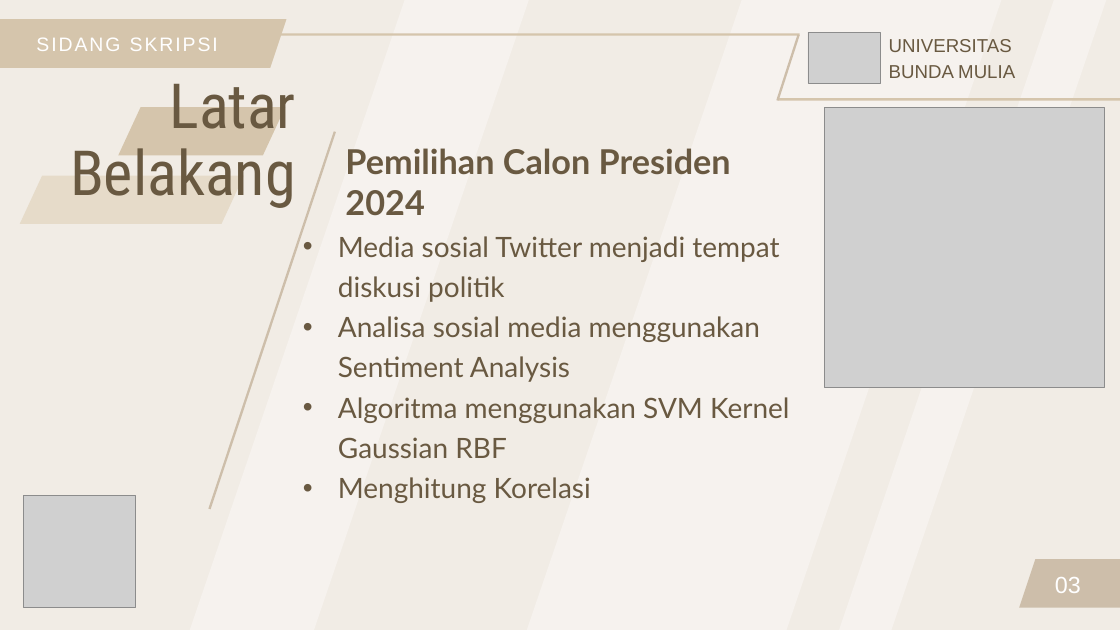
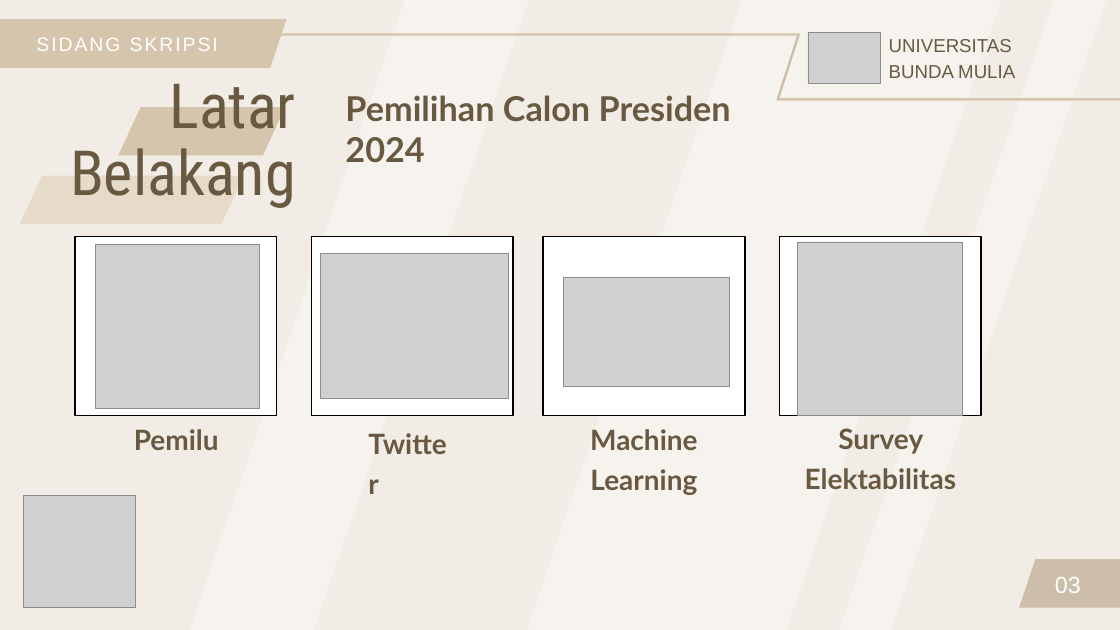
Before and after one commit to FnsAja/Skripsi, a slide deck: slide 3 of Sidang Michael Alfonso.pptx. Drawn at 1120x630 pixels with LibreOffice and Linux fonts; fonts in the diff are those of the drawing; grey boxes stand for pictures. Boxes give left, top, right and bottom in pixels: in the first picture for what was removed or moved away, otherwise in the second. Text is boxed around its words. In the diff, an @@ line names an element or a change of style, - is before the commit and + after.

```diff
--- a/Sidang Michael Alfonso.pptx
+++ b/Sidang Michael Alfonso.pptx
@@ text "Pemilihan Calon Presiden 2024": place and size @@
-text "Pemilihan Calon Presiden 2024" at <box>345,148,731,215</box>
+text "Pemilihan Calon Presiden 2024" at <box>345,95,731,162</box>
@@ line removed from (209, 509) to (335, 132) @@
@@ rectangle added at <box>75,236,277,416</box>, fill #FFFFFF, outline #000000 2 pt @@
@@ rectangle added at <box>311,236,513,416</box>, fill #FFFFFF, outline #000000 2 pt @@
@@ text removed at <box>338,236,789,503</box> @@
-• Media sosial Twitter menjadi tempat diskusi politik
-• Analisa sosial media menggunakan Sentiment Analysis
-• Algoritma menggunakan SVM Kernel Gaussian RBF
-• Menghitung Korelasi
@@ rectangle added at <box>543,236,745,416</box>, fill #FFFFFF, outline #000000 2 pt @@
@@ rectangle added at <box>780,236,981,416</box>, fill #FFFFFF, outline #000000 2 pt @@
@@ picture: place and size @@
-picture at <box>824,108,1104,388</box>
+picture at <box>95,245,259,409</box>
@@ picture added at <box>320,253,508,399</box> @@
@@ picture added at <box>797,242,962,415</box> @@
@@ picture added at <box>563,278,729,386</box> @@
@@ text added at <box>368,419,456,456</box>, 36 pt, text #695941, bold @@
+Twitter
@@ text added at <box>134,429,219,450</box>, 36 pt, text #695941, bold @@
+Pemilu
@@ text added at <box>590,429,697,495</box>, 36 pt, text #695941, bold @@
+Machine Learning
@@ text added at <box>805,428,956,489</box>, 36 pt, text #695941, bold @@
+Survey Elektabilitas
```
Also in this commit, not shown: 15 other files.
